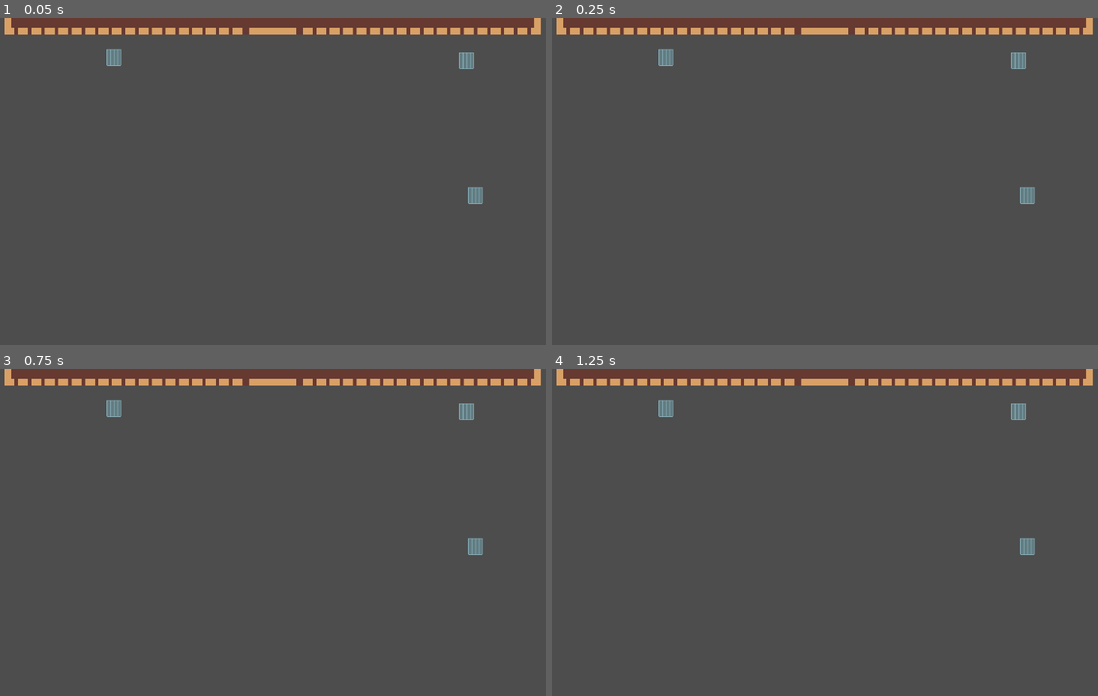
Above: before the commit, frames 1-4 (two rows, left to right).
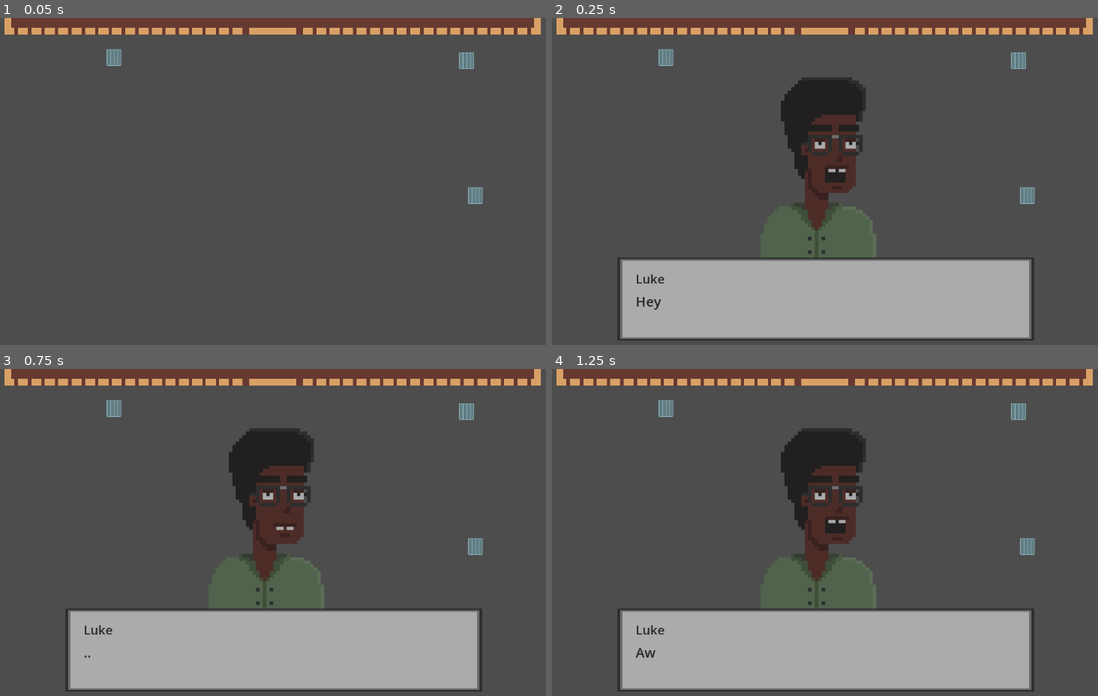
Above: after the commit, the same moments.

Repository: i-ahumada/BananaWasps
Game: Godot game, scene res://Scenes/Room/room.tscn
The game is run twice, just before and just after one commit, with the same random seed, the same clock (stepped at 60 frames per second) and the same inputs. The project has no main scene, so this scene is started directly.
Inputs (mouse positions are in pixels of both pictures, inside the frame that each line leads up to):
- Up to frame 1 (0.05 s): no input
- Up to frame 2 (0.25 s): no input
- Up to frame 3 (0.75 s): tap Enter (ui_accept) at 0.5, 0.6 s; move the mouse to (76, 578) at 0.52 s; click (76, 578) at 0.67 s
- Up to frame 4 (1.25 s): tap Enter (ui_accept) at 0.77, 1.07 s

Frame 1 is identical in both runs. In frame 2, 24% of the frame differs, in the area x 11-89%, y 18-99%; in frame 3, 24%; in frame 4, 24%.

Commit message:
Decisions working + Ballz

Diff:
--- /dev/null
+++ b/Decisions/deci0.json
@@ -0,0 +1,12 @@
+{
+	"0": {
+		"Text": "Glass",
+		"Text_Code": "2",
+		"Restraint": "Glass"
+	},
+	"1": {
+		"Text": "Close",
+		"Text_Code": "-1",
+		"Restraint": ""
+	}
+}
--- /dev/null
+++ b/Dialogue/conv0.json
@@ -0,0 +1,55 @@
+{
+	"Text":{
+		"0": {
+			"Name": "Luke",
+			"Text": "Hey, are you ready to go out?",
+			"Emotion": "normal"
+		},
+		"1": {
+			"Name": "Luke",
+			"Text": "...",
+			"Emotion": "normal"
+		},
+		"2": {
+			"Name": "Luke",
+			"Text": "Aw man, where are my keys?",
+			"Emotion": "normal"
+		},
+		"3": {
+			"Name": "Luke",
+			"Text": "BananaWasp's is closing in 20 minutes if we don't find them, we won't be able to try their new plate",
+			"Emotion": "normal"
+		},
+		"4": {
+			"Name": "Luke",
+			"Text": "...",
+			"Emotion": "normal"
+		},
+		"5": {
+			"Name": "Luke",
+			"Text": "Hey remember how you owe me five bucks?",
+			"Emotion": "normal"
+		},
+		"6": {
+			"Name": "Luke",
+			"Text": "I'm willing to lower it to four if you get my keys.",
+			"Emotion": "normal"
+		},
+		"7": {
+			"Name": "Luke",
+			"Text": "...",
+			"Emotion": "normal"
+		},
+		"8": {
+			"Name": "Luke",
+			"Text": "Ah forgot to tell you, [i]there's a [color=red]bomb[/color].[/i]",
+			"Emotion": "normal"
+		},
+		"9": {
+			"Name": "Luke",
+			"Text": "The timer says ten, i guess minutes, no biggie though.",
+			"Emotion": "normal"
+		}
+	},
+	"Decision": "-1"
+}
--- /dev/null
+++ b/Dialogue/conv1.json
@@ -0,0 +1,10 @@
+{
+	"Text":{
+		"0": {
+			"Name": "Luke",
+			"Text": "What's up, found anything?",
+			"Emotion": "normal"
+		}
+	},
+	"Decision": "0"
+}
--- /dev/null
+++ b/Dialogue/conv2.json
@@ -0,0 +1,10 @@
+{
+	"Text":{
+		"0": {
+			"Name": "Luke",
+			"Text": "Ballz",
+			"Emotion": "normal"
+		}
+	},
+	"Decision": "-1"
+}
--- a/Scenes/Characters/Luke/luke.gd
+++ b/Scenes/Characters/Luke/luke.gd
@@ -1,8 +1,12 @@
 extends Node2D
 
 
-signal dialogue(text: String)
+signal dialogue(code: String)
 
+func _ready():
+	var timer = get_tree().create_timer(0.05)
+	await timer.timeout
+	dialogue.emit("0")
 
 func _on_clickable_area_area_clicked():
-	dialogue.emit("lukePresentation")
+	dialogue.emit("1")
--- a/Scenes/Characters/Willie/willie.gd
+++ b/Scenes/Characters/Willie/willie.gd
@@ -1,9 +1,8 @@
 extends Node2D
 
 
-signal dialogue(pathToDialogue: String)
+signal dialogue(code: String)
+
 
 func _on_clickable_area_area_clicked():
-	get_parent().get_parent().get_node("InventoryShowArea2D").get_child(1).get_items()
-
-	dialogue.emit("")
+	dialogue.emit("1")
--- /dev/null
+++ b/Scenes/Dialogue/decision/decisionButton.gd
@@ -0,0 +1,9 @@
+extends Button
+
+
+@export var text_code: String
+
+signal decision_finished(text_code: String)
+
+func _on_pressed():
+	decision_finished.emit(text_code)
--- /dev/null
+++ b/Scenes/Dialogue/decision/decisionButton.tscn
@@ -0,0 +1,11 @@
+[gd_scene load_steps=2 format=3 uid="uid://co01ws3ja3ocg"]
+
+[ext_resource type="Script" path="res://Scenes/Dialogue/decision/decisionButton.gd" id="1_y5444"]
+
+[node name="decisionButton" type="Button"]
+offset_right = 502.0
+offset_bottom = 31.0
+text = "???"
+script = ExtResource("1_y5444")
+
+[connection signal="pressed" from="." to="." method="_on_pressed"]
--- /dev/null
+++ b/Scenes/Dialogue/decision/decisionDialogueBox.gd
@@ -0,0 +1,53 @@
+extends TextureRect
+
+
+@export var button_scene: PackedScene
+@export var decision_code: String
+
+signal finished_decision(text_code: String)
+
+const options_root = "res://Decisions/deci"
+
+var options: Dictionary
+
+
+func _render_options():
+	var inventory = get_node("/root/Room/InventoryShowArea2D/Inventory").get_items()
+	for option in options:
+		var button_instance = button_scene.instantiate()
+		if (inventory.has(options[option]["Restraint"]) or options[option]["Restraint"] == ""):
+			button_instance.text_code = options[option]["Text_Code"]
+			button_instance.text = options[option]["Text"]
+		else:
+			button_instance.disabled = true
+		$VBoxContainer.add_child(button_instance)
+
+	for buttons in $VBoxContainer.get_children():
+		buttons.connect("decision_finished", _decision_finished, 0)
+
+
+func _decision_finished(text_code: String):
+	if text_code == "-1":
+		get_tree().paused = false
+	finished_decision.emit(text_code)
+	queue_free()
+
+# Called when the node enters the scene tree for the first time.
+func _ready():
+	get_tree().paused = true
+	options = _get_options()
+	assert(options, "Dialogue not found.")
+	_render_options()
+
+func _get_options() -> Dictionary:
+	if !FileAccess.file_exists(options_root + decision_code + ".json"):
+		return {}
+	var f = FileAccess.open(options_root + decision_code + ".json", FileAccess.READ)
+
+	var json_info = JSON.new()
+	var options_info = JSON.parse_string(f.get_as_text())
+
+	if typeof(options_info) == TYPE_DICTIONARY:
+		return options_info
+	else:
+		return {}
--- /dev/null
+++ b/Scenes/Dialogue/decision/decisionDialogueBox.tscn
@@ -0,0 +1,23 @@
+[gd_scene load_steps=4 format=3 uid="uid://dbpigrld3aa1f"]
+
+[ext_resource type="Texture2D" uid="uid://bdvk8jlwl40vj" path="res://Sprites/UI/dialogueBoxUI.png" id="1_rdyy1"]
+[ext_resource type="Script" path="res://Scenes/Dialogue/decision/decisionDialogueBox.gd" id="1_yhnaa"]
+[ext_resource type="PackedScene" uid="uid://co01ws3ja3ocg" path="res://Scenes/Dialogue/decision/decisionButton.tscn" id="3_2haxv"]
+
+[node name="DecisionDialogueBox" type="TextureRect"]
+process_mode = 3
+offset_left = 176.0
+offset_top = -202.0
+offset_right = 976.0
+offset_bottom = -43.0
+texture = ExtResource("1_rdyy1")
+script = ExtResource("1_yhnaa")
+button_scene = ExtResource("3_2haxv")
+
+[node name="VBoxContainer" type="VBoxContainer" parent="."]
+layout_mode = 0
+offset_left = 16.0
+offset_top = 17.0
+offset_right = 781.0
+offset_bottom = 142.0
+alignment = 1
--- a/Scenes/Dialogue/dialogue.gd
+++ b/Scenes/Dialogue/dialogue.gd
@@ -1,71 +1,30 @@
-extends ColorRect
+extends Control
 
-@export var dialogueKey: String
-@export var speakerSpritePath: String
-@export var textSpeed: float = 0.05
+@export var decision_scene: PackedScene
+@export var text_scene: PackedScene
 
-const spritesRoot = "res://Sprites/Dialogue/"
-const dialoguesRoot = "res://Text/conv"
-var dialogue
-var phraseNum = 0
-var finished = false
+const position_dialogues = Vector2(176, 460)
 
-# Called when the dialogue is of type text
-func handle_text():
-	if phraseNum >= len(dialogue):
-		queue_free()
-	else:
-		var strNum = str(phraseNum)
-		$Name.bbcode_text = dialogue[strNum]["Name"]
-		$Text.bbcode_text = dialogue[strNum]["Text"]
-		$Text.visible_characters = 0
-		$SpeakerSprite.texture = load(spritesRoot + dialogue[strNum]["Name"] + "_" + dialogue[strNum]["Emotion"])
-		finished = false
+var text_code: String
 
-		while $Text.visible_characters < len($Text.text):
-			$Text.visible_characters += 1
-
-			$TimerDialogue.start()
-			await $TimerDialogue.timeout
-
-		finished = true
-		phraseNum += 1
-
-# Called when the dialogue is of type decision
-func handle_decision():
-	pass
-
-# Runs Decision or Text
-func next_phrase() -> void:
-	pass
+func text_dialogue(dialogue_code: String):
+	if (dialogue_code != "-1"):
+		var text_instance = text_scene.instantiate()
+		text_instance.dialogue_key = dialogue_code
+		text_instance.connect("finished_text", decision_dialogue)
+		text_instance.position = position_dialogues
+		add_child(text_instance)
 
 
-# Called when the node enters the scene tree for the first time.
-func _ready():
-	$TimerDialogue.wait_time = textSpeed
-	dialogue = getDialog()
-	assert(dialogue, "Dialogue not found.")
-	next_phrase()
-	get_tree().paused = true
-
-# Called every frame. 'delta' is the elapsed time since the previous frame.
-func _process(delta):
-	if Input.is_action_just_pressed("ui_accept"):
-		if finished:
-			next_phrase()
-		else:
-			$Texto.visible_characters = len($Texto.text)
+func decision_dialogue(dialogue_code: String):
+	if (dialogue_code != "-1"):
+		var decision_instance = decision_scene.instantiate()
+		decision_instance.decision_code = dialogue_code
+		decision_instance.connect("finished_decision", text_dialogue)
+		decision_instance.position = position_dialogues
+		add_child(decision_instance)
 
 
-func getDialog() -> Dictionary:
-	if !FileAccess.file_exists(dialoguesRoot + dialogueKey):
-		return {}
-	var f = FileAccess.open(dialoguesRoot + dialogueKey, FileAccess.READ)
-
-	var jsonInfo = JSON.new()
-	var dialogInfo = jsonInfo.parse_string(f.get_as_text())
-
-	if typeof(dialogInfo) == TYPE_DICTIONARY:
-		return dialogInfo
-	else:
-		return {}
+func _on_dialogue_handler_dialogue_sender(code):
+	text_code = code
+	text_dialogue(text_code)
--- a/Scenes/Dialogue/dialogue.tscn
+++ b/Scenes/Dialogue/dialogue.tscn
@@ -1,6 +1,8 @@
-[gd_scene load_steps=2 format=3 uid="uid://cvpeipml2mj2d"]
+[gd_scene load_steps=4 format=3 uid="uid://cvpeipml2mj2d"]
 
 [ext_resource type="Script" path="res://Scenes/Dialogue/dialogue.gd" id="1_kwd8d"]
+[ext_resource type="PackedScene" uid="uid://dbpigrld3aa1f" path="res://Scenes/Dialogue/decision/decisionDialogueBox.tscn" id="2_gpybn"]
+[ext_resource type="PackedScene" uid="uid://dwesrlfetltsl" path="res://Scenes/Dialogue/text/textDialogueBox.tscn" id="3_pndd2"]
 
 [node name="Dialogue" type="Control"]
 layout_mode = 3
@@ -9,6 +11,9 @@
 anchor_bottom = 1.0
 grow_horizontal = 2
 grow_vertical = 2
+script = ExtResource("1_kwd8d")
+decision_scene = ExtResource("2_gpybn")
+text_scene = ExtResource("3_pndd2")
 
 [node name="MarginContainer" type="MarginContainer" parent="."]
 layout_mode = 1
@@ -21,25 +26,3 @@
 grow_vertical = 0
 theme_override_constants/margin_left = 60
 theme_override_constants/margin_right = 60
-
-[node name="DialogueContainer" type="TextureRect" parent="MarginContainer"]
-layout_mode = 2
-script = ExtResource("1_kwd8d")
-
-[node name="Name" type="RichTextLabel" parent="MarginContainer/DialogueContainer"]
-layout_mode = 0
-offset_left = 127.0
-offset_top = -2.0
-offset_right = 613.0
-offset_bottom = 40.0
-
-[node name="Text" type="RichTextLabel" parent="MarginContainer/DialogueContainer"]
-layout_mode = 0
-offset_left = 92.0
-offset_top = 14.0
-offset_right = 957.0
-offset_bottom = 148.0
-
-[node name="SpeakerSprite" type="Sprite2D" parent="MarginContainer/DialogueContainer"]
-
-[node name="TimerDialogue" type="Timer" parent="MarginContainer/DialogueContainer"]
--- /dev/null
+++ b/Scenes/Dialogue/text/textDialogueBox.gd
@@ -0,0 +1,73 @@
+extends TextureRect
+
+@export var dialogue_key: String
+@export var text_speed: float = 0.05
+
+signal finished_text(decision_code: String)
+
+const sprites_root = "res://Sprites/Dialogue/"
+const dialogues_root = "res://Dialogue/conv"
+
+var decision_code
+var text_dialogue
+var dialogue
+var phrase_num = 0
+var finished = false
+
+# Runs Decision or Text
+func next_phrase() -> void:
+	if phrase_num >= len(text_dialogue):
+		if decision_code != "-1":
+			finished_text.emit(decision_code)
+		else:
+			get_tree().paused = false
+		queue_free()
+	else:
+		var str_num = str(phrase_num)
+		$Name.bbcode_text = text_dialogue[str_num]["Name"]
+		$Text.bbcode_text = text_dialogue[str_num]["Text"]
+		$Text.visible_characters = 0
+		$SpeakerSprite.play(text_dialogue[str_num]["Name"] + "_" + text_dialogue[str_num]["Emotion"])
+		finished = false
+
+		while $Text.visible_characters < len($Text.text):
+			$Text.visible_characters += 1
+
+			$TimerDialogue.start(text_speed)
+			await $TimerDialogue.timeout
+
+		$SpeakerSprite.stop()
+		finished = true
+		phrase_num += 1
+
+# Called when the node enters the scene tree for the first time.
+func _ready():
+	get_tree().paused = true
+	$TimerDialogue.wait_time = text_speed
+	dialogue = getDialog()
+	assert(dialogue, "Dialogue not found.")
+	text_dialogue = dialogue["Text"]
+	decision_code = dialogue["Decision"]
+	next_phrase()
+
+# Called every frame. 'delta' is the elapsed time since the previous frame.
+func _process(_delta):
+	if Input.is_action_just_pressed("ui_accept"):
+		if finished:
+			next_phrase()
+		else:
+			$Text.visible_characters = len($Text.text)
+
+
+func getDialog() -> Dictionary:
+	if !FileAccess.file_exists(dialogues_root + dialogue_key + ".json"):
+		return {}
+	var f = FileAccess.open(dialogues_root + dialogue_key + ".json", FileAccess.READ)
+
+	var json_info = JSON.new()
+	var dialog_info = JSON.parse_string(f.get_as_text())
+
+	if typeof(dialog_info) == TYPE_DICTIONARY:
+		return dialog_info
+	else:
+		return {}
--- /dev/null
+++ b/Scenes/Dialogue/text/textDialogueBox.tscn
@@ -0,0 +1,79 @@
+[gd_scene load_steps=6 format=3 uid="uid://dwesrlfetltsl"]
+
+[ext_resource type="Script" path="res://Scenes/Dialogue/text/textDialogueBox.gd" id="1_1d6jq"]
+[ext_resource type="Texture2D" uid="uid://bdvk8jlwl40vj" path="res://Sprites/UI/dialogueBoxUI.png" id="1_nngik"]
+[ext_resource type="Texture2D" uid="uid://rl2jtdlermnv" path="res://Sprites/Characters/Luke/Luke_normal_1.png" id="2_tuuy6"]
+[ext_resource type="Texture2D" uid="uid://cjuss1bg6npgl" path="res://Sprites/Characters/Luke/Luke_normal_2.png" id="3_v6ab4"]
+
+[sub_resource type="SpriteFrames" id="SpriteFrames_wy6pe"]
+animations = [{
+"frames": [{
+"duration": 1.0,
+"texture": ExtResource("2_tuuy6")
+}, {
+"duration": 1.0,
+"texture": ExtResource("3_v6ab4")
+}],
+"loop": true,
+"name": &"Luke_normal",
+"speed": 8.0
+}, {
+"frames": [{
+"duration": 1.0,
+"texture": ExtResource("2_tuuy6")
+}],
+"loop": true,
+"name": &"Luke_silent",
+"speed": 8.0
+}]
+
+[node name="TextDialogueBox" type="TextureRect"]
+process_mode = 3
+texture_filter = 1
+offset_left = 176.0
+offset_top = -202.0
+offset_right = 976.0
+offset_bottom = -43.0
+texture = ExtResource("1_nngik")
+script = ExtResource("1_1d6jq")
+
+[node name="Name" type="RichTextLabel" parent="."]
+texture_filter = 2
+layout_mode = 0
+offset_left = 35.0
+offset_top = 24.0
+offset_right = 521.0
+offset_bottom = 66.0
+theme_override_colors/default_color = Color(0.152941, 0.152941, 0.152941, 1)
+theme_override_font_sizes/normal_font_size = 24
+text = "Name"
+
+[node name="Text" type="RichTextLabel" parent="."]
+texture_filter = 2
+layout_mode = 1
+anchors_preset = -1
+anchor_left = 0.012
+anchor_right = 0.012
+offset_left = 25.4
+offset_top = 66.0
+offset_right = 763.4
+offset_bottom = 186.0
+theme_override_colors/default_color = Color(0.152941, 0.152941, 0.152941, 1)
+theme_override_font_sizes/normal_font_size = 26
+theme_override_font_sizes/bold_font_size = 26
+theme_override_font_sizes/italics_font_size = 26
+theme_override_font_sizes/bold_italics_font_size = 26
+theme_override_font_sizes/mono_font_size = 26
+bbcode_enabled = true
+text = "Text Text Text Text Text Text Text Text Text Text Text Text Text Text Text Text Text Text Text Text Text "
+
+[node name="TimerDialogue" type="Timer" parent="."]
+one_shot = true
+
+[node name="SpeakerSprite" type="AnimatedSprite2D" parent="."]
+z_index = -10
+texture_filter = 1
+position = Vector2(412, -144)
+scale = Vector2(6.52344, 6.52344)
+sprite_frames = SubResource("SpriteFrames_wy6pe")
+animation = &"Luke_normal"
--- a/Scenes/Room/room.tscn
+++ b/Scenes/Room/room.tscn
@@ -1,6 +1,5 @@
 [gd_scene load_steps=12 format=3 uid="uid://b0p4tnwg83q34"]
 
-[ext_resource type="Script" path="res://Scenes/Room/room.gd" id="1_a4pig"]
 [ext_resource type="PackedScene" uid="uid://c87js4tsm8wg8" path="res://Scenes/Characters/Luke/luke.tscn" id="1_sy0co"]
 [ext_resource type="Script" path="res://Scripts/dialogueHandler.gd" id="2_05is7"]
 [ext_resource type="PackedScene" uid="uid://bfdp68gtx8j6q" path="res://Scenes/Characters/Willie/willie.tscn" id="2_13rk6"]
@@ -9,6 +8,7 @@
 [ext_resource type="Texture2D" uid="uid://3xh5u0n6pqi0" path="res://Sprites/Items/Glass.png" id="6_uuxsi"]
 [ext_resource type="PackedScene" uid="uid://0owulfvv4b26" path="res://Scenes/Inventory/inventory.tscn" id="8_ef5g1"]
 [ext_resource type="Script" path="res://Scripts/inventoryShow.gd" id="8_rkvx0"]
+[ext_resource type="PackedScene" uid="uid://cvpeipml2mj2d" path="res://Scenes/Dialogue/dialogue.tscn" id="10_0xvxp"]
 
 [sub_resource type="RectangleShape2D" id="RectangleShape2D_8u4is"]
 size = Vector2(32, 34)
@@ -17,7 +17,6 @@
 size = Vector2(1030, 160)
 
 [node name="Room" type="Node2D"]
-script = ExtResource("1_a4pig")
 
 [node name="TextureRect" type="TextureRect" parent="."]
 offset_right = 1154.0
@@ -77,6 +76,12 @@
 offset_right = 576.0
 offset_bottom = 71.0
 
+[node name="Dialogue" parent="." instance=ExtResource("10_0xvxp")]
+light_mask = 2
+visibility_layer = 2
+z_index = 100
+
+[connection signal="dialogue_sender" from="DialogueHandler" to="Dialogue" method="_on_dialogue_handler_dialogue_sender"]
 [connection signal="item_pickup_handle" from="ItemPickupHandler" to="InventoryShowArea2D/Inventory" method="_on_item_pickup_handler_item_pickup_handle"]
 [connection signal="mouse_entered" from="InventoryShowArea2D" to="InventoryShowArea2D" method="_on_mouse_entered"]
 [connection signal="mouse_exited" from="InventoryShowArea2D" to="InventoryShowArea2D" method="_on_mouse_exited"]
--- a/Scripts/dialogueHandler.gd
+++ b/Scripts/dialogueHandler.gd
@@ -1,10 +1,11 @@
 extends Node
 
+signal dialogue_sender(code: String)
 
 # Called when the node enters the scene tree for the first time.
 func _ready():
-	for dialogue_sender in get_children():
-		dialogue_sender.connect("dialogue", _on_dialogue, 0)
+	for dialogue_node in get_children():
+		dialogue_node.connect("dialogue", _on_dialogue, 0)
 
-func _on_dialogue(text: String):
-	print(text + " has spoken.")
+func _on_dialogue(code: String):
+	dialogue_sender.emit(code)
--- a/Scripts/inventoryShow.gd
+++ b/Scripts/inventoryShow.gd
@@ -1,14 +1,6 @@
 extends Area2D
 
 var mouse_inside = false
-
-func _ready():
-	pass # Replace with function body.
-
-
-# Called every frame. 'delta' is the elapsed time since the previous frame.
-func _process(delta):
-	pass
 
 
 func _on_mouse_entered():
Binary file added: Sprites/Characters/Luke/Luke_normal_1.png
Not shown, added: Sprites/Characters/Luke/Luke_normal_1.png.import
Binary file added: Sprites/Characters/Luke/Luke_normal_2.png
Not shown, added: Sprites/Characters/Luke/Luke_normal_2.png.import
Binary file added: Sprites/UI/dialogueBoxUI.png
Not shown, added: Sprites/UI/dialogueBoxUI.png.import
